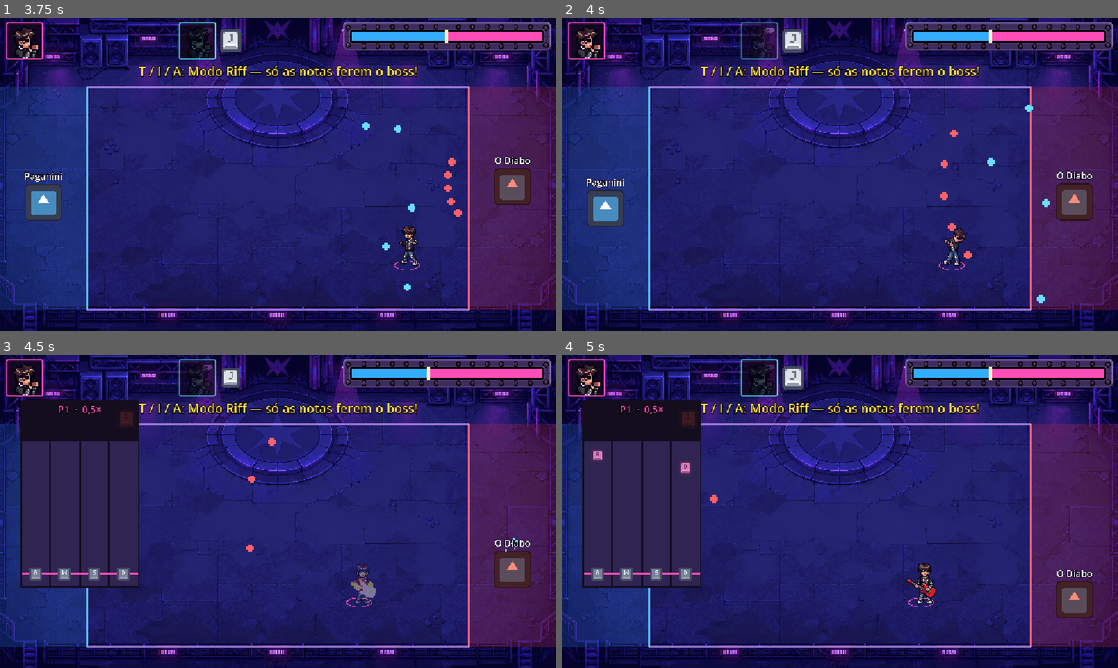
Above: before the commit, frames 1-4 (two rows, left to right).
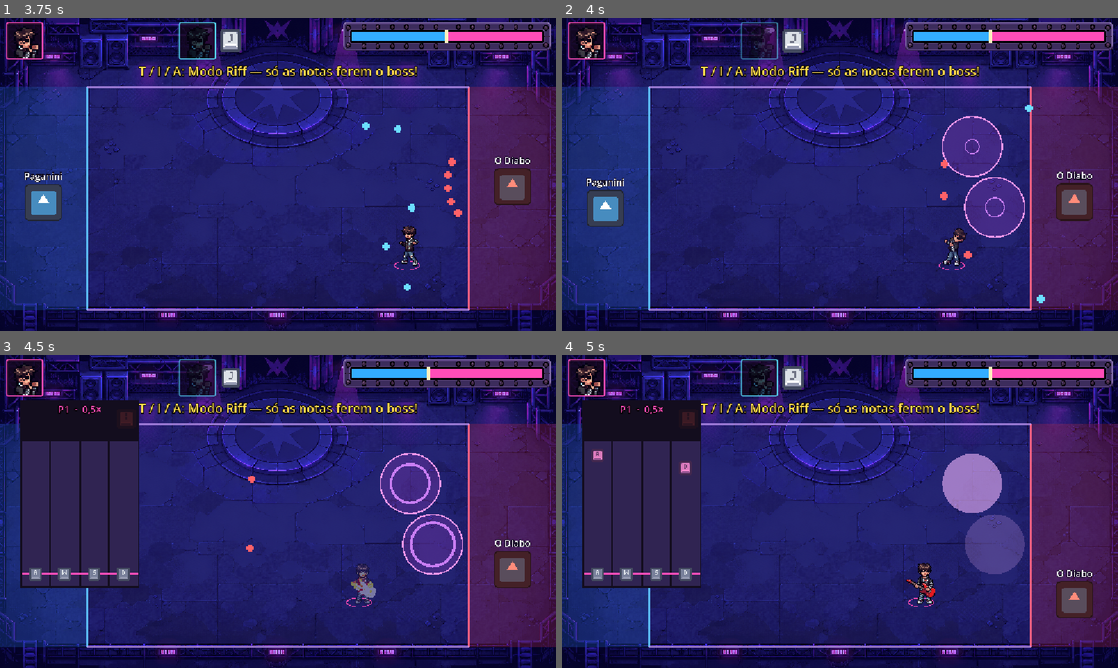
Above: after the commit, the same moments.

Repository: lucas-gif561/metalworld
Game: Godot game, scene res://fases/boss_2/boss_2.tscn
The game is run twice, just before and just after one commit, with the same random seed, the same clock (stepped at 60 frames per second) and the same inputs. This scene is started directly instead of the project's main scene. The engine's default icon, where the game draws it, is replaced by a stand-in: a white triangle on a blue panel in a dark square. Sound files missing from this copy of the repository are replaced by a short silence.
Inputs (mouse positions are in pixels of both pictures, inside the frame that each line leads up to):
- Up to frame 1 (3.75 s): tap Enter at 0.5 s; move the mouse to (400, 158) at 0.52 s; hold D (mover_direita) 0.53-1.28 s; hold F (atacar) 0.53-1.28 s; click (400, 158) at 0.67 s; move the mouse to (166, 190) at 1.27 s; hold S (mover_baixo) 1.28-2.03 s; tap F (atacar) at 1.35, 3.05 s; move the mouse to (333, 105) at 2.02 s; hold D (mover_direita) 2.03-2.78 s; hold F (atacar) 2.03-2.78 s; tap G (dodge) at 2.1 s; move the mouse to (250, 237) at 2.77 s; hold W (mover_cima) 2.78-3.53 s; tap Y (interagir) at 2.85 s; click (250, 237) at 2.92 s; move the mouse to (444, 221) at 3.52 s; hold A (mover_esquerda) from 3.53 s (still down); hold F (atacar) from 3.53 s (still down); tap R (p1_reiniciar) at 3.6 s
- Up to frame 2 (4 s): keep holding A (mover_esquerda); keep holding F (atacar)
- Up to frame 3 (4.5 s): keep holding A (mover_esquerda); move the mouse to (111, 464) at 4.27 s; release F (atacar) at 4.28 s; tap T (p1_riff_mode) at 4.35 s
- Up to frame 4 (5 s): keep holding A (mover_esquerda); tap F (atacar) at 4.55 s

Frame 1 is identical in both runs. In frame 2, 3.4% of the frame differs, in the area x 68-88%, y 31-71%; in frame 3, 3.4%; in frame 4, 3.2%.

Commit message:
Boss 2: adicionar Dissonância e ampliar Contratempo

Diff:
--- a/fases/boss_2/chefe_2.gd
+++ b/fases/boss_2/chefe_2.gd
@@ -5,6 +5,7 @@
 const ProjetilDuelo = preload("res://fases/boss_2/projetil_duelo.gd")
 const ProjetilContratempo = preload("res://fases/boss_2/projetil_contratempo.gd")
 const CordaDuelo = preload("res://fases/boss_2/corda_duelo.gd")
+const Dissonancia = preload("res://fases/boss_2/dissonancia.gd")
 const FormaPinball = preload("res://fases/boss_2/forma_pinball.tres")
 
 @export var tempo_preparo: float = 0.5
@@ -14,13 +15,14 @@
 @export var intervalo_staccato: float = 0.28
 @export var angulos_leque_diabo := PackedFloat32Array([-29.0, 7.0, 38.0])
 @export var tempo_extra_riff: float = 1.0
+@export var cena_dissonancia: PackedScene
 
 @export_group("Glissando")
 @export var atraso_paganini: float = 0.54
 @export var atraso_paganini_onda_alta: float = 0.23
 @export var intervalos_diabo := PackedFloat32Array([0.13, 0.24, 0.27, 0.34])
 @export var intervalos_paganini := PackedFloat32Array([0.24, 0.24, 0.24, 0.24])
-@export var intervalos_diabo_onda_alta := PackedFloat32Array([0.16, 0.31])
+@export var intervalos_diabo_onda_alta := PackedFloat32Array([0.29, 0.18])
 @export var intervalos_paganini_onda_alta := PackedFloat32Array([0.24, 0.24])
 @export_range(50.0, 600.0) var velocidade_posicionamento: float = 320.0
 @export var teto_ricochete: CollisionShape2D
@@ -39,12 +41,14 @@
 @export var distancia_contratempo: float = 110.0
 @export var tempo_deslocamento_contratempo: float = 0.48
 @export var aviso_nota_rapida: float = 0.32
+@export var intervalo_notas_rapidas: float = 0.18
 @export var velocidade_nota_rapida: float = 700.0
 
 @onready var paganini: Duelista = $AnimatedSprite2D
 @onready var diabo: Duelista = $Diabo
 @onready var projeteis: Node2D = $Projeteis
 @onready var cordas: Array[Node] = $Cordas.get_children()
+@onready var dissonancias: Node2D = $Dissonancias
 
 var _staccato_alcancou_o_diabo := false
 var _pinball_alcancou_o_diabo := false
@@ -87,7 +91,7 @@
 			if not pode_atacar():
 				return
 		await ataques[indice].call()
-		await _esperar_projeteis()
+		await _esperar_projeteis(true)
 
 
 func _duelo_de_leques(simultaneo: bool) -> void:
@@ -195,6 +199,22 @@
 		_disparar(atirador, rival, direcao, int(parede != null), parede)
 
 
+func _ao_colidir_notas(primeira: ProjetilDuelo, segunda: ProjetilDuelo) -> void:
+	if not pode_atacar():
+		return
+	var encontro = primeira.global_position.lerp(segunda.global_position, 0.5)
+	primeira.queue_free()
+	segunda.queue_free()
+	_iniciar_dissonancia.call_deferred(encontro)
+
+
+func _iniciar_dissonancia(encontro: Vector2) -> void:
+	if pode_atacar():
+		var dissonancia: Dissonancia = cena_dissonancia.instantiate()
+		dissonancia.position = dissonancias.to_local(encontro)
+		dissonancias.add_child(dissonancia)
+
+
 func _esperar_coreografia() -> void:
 	while pode_atacar() and _movimentos_coreografados.any(func(tween): return tween.is_running()):
 		await esperar(0.03)
@@ -276,15 +296,18 @@
 	_movimentos_coreografados = [deslocamento]
 	await _esperar_coreografia()
 
-	if pode_atacar():
+	for i in 3:
+		if not pode_atacar():
+			break
 		var direcao = diabo.preparar_tiro(paganini.origem_tiro.global_position)
-		await esperar(aviso_nota_rapida)
-		if pode_atacar():
-			var nota = _preparar_projetil(diabo, paganini, cena_projetil)
-			nota.direcao = direcao
-			nota.velocidade = velocidade_nota_rapida
-			nota.maximo_quiques = 0
-			projeteis.add_child(nota)
+		await esperar(aviso_nota_rapida if i == 0 else intervalo_notas_rapidas)
+		if not pode_atacar():
+			break
+		var nota = _preparar_projetil(diabo, paganini, cena_projetil)
+		nota.direcao = direcao
+		nota.velocidade = velocidade_nota_rapida
+		nota.maximo_quiques = 0
+		projeteis.add_child(nota)
 	_encerrar_coreografia()
 
 
@@ -305,8 +328,10 @@
 	duracao_descanso = duracao_original
 
 
-func _esperar_projeteis() -> void:
-	while pode_atacar() and projeteis.get_child_count() > 0:
+func _esperar_projeteis(esperar_dissonancias := false) -> void:
+	while pode_atacar() and (
+		projeteis.get_child_count() > 0 or (esperar_dissonancias and dissonancias.get_child_count() > 0)
+	):
 		await esperar(0.1)
 
 
@@ -361,11 +386,15 @@
 	projetil.velocidade = atirador.velocidade_projetil
 	projetil.modulate = atirador.cor_projetil
 	projetil.limite_lateral = rival.global_position.x
+	projetil.habilitar_dissonancia(1 if atirador == paganini else -1)
+	projetil.encontro_de_notas.connect(_ao_colidir_notas)
 	return projetil
 
 
 func morrer() -> void:
 	_encerrar_coreografia()
+	for dissonancia in dissonancias.get_children():
+		dissonancia.queue_free()
 	for corda in cordas:
 		corda.hide()
 	for projetil in projeteis.get_children():
--- a/fases/boss_2/chefe_2.tscn
+++ b/fases/boss_2/chefe_2.tscn
@@ -8,6 +8,7 @@
 [ext_resource type="PackedScene" path="res://fases/boss_2/cordas_duelo.tscn" id="6_cordas"]
 [ext_resource type="PackedScene" path="res://fases/boss_2/projetil_pinball.tscn" id="7_pinball"]
 [ext_resource type="PackedScene" path="res://fases/boss_2/projetil_contratempo.tscn" id="8_contratempo"]
+[ext_resource type="PackedScene" path="res://fases/boss_2/dissonancia.tscn" id="9_dissonancia"]
 
 [sub_resource type="SpriteFrames" id="SpriteFrames_duelistas"]
 animations = [{
@@ -46,6 +47,7 @@
 usar_nota_maldita = true
 cena_pinball = ExtResource("7_pinball")
 cena_contratempo = ExtResource("8_contratempo")
+cena_dissonancia = ExtResource("9_dissonancia")
 
 [node name="AnimatedSprite2D" type="AnimatedSprite2D" parent="."]
 position = Vector2(90, 265)
@@ -133,3 +135,5 @@
 [node name="Projeteis" type="Node2D" parent="."]
 
 [node name="Cordas" parent="." instance=ExtResource("6_cordas")]
+
+[node name="Dissonancias" type="Node2D" parent="."]
--- /dev/null
+++ b/fases/boss_2/dissonancia.gd
@@ -0,0 +1,23 @@
+extends Area2D
+## O círculo monitora os pés dos jogadores e só causa dano no pulso da animação.
+
+@export var dano: int = 2
+
+@onready var animacao: AnimationPlayer = $Animacao
+
+
+func _ready() -> void:
+	show()
+	animacao.play("dissonancia")
+
+
+func _aplicar_dano() -> void:
+	if is_queued_for_deletion():
+		return
+	for corpo in get_overlapping_bodies():
+		if corpo.is_in_group("jogador"):
+			corpo.receber_dano(dano)
+
+
+func _ao_terminar_animacao(_nome: StringName) -> void:
+	queue_free()
--- /dev/null
+++ b/fases/boss_2/dissonancia.tscn
@@ -0,0 +1,97 @@
+[gd_scene format=3]
+
+[ext_resource type="Script" path="res://fases/boss_2/dissonancia.gd" id="1_script"]
+
+[sub_resource type="CircleShape2D" id="CircleShape2D_pulso"]
+radius = 62.0
+
+[sub_resource type="Animation" id="Animation_dissonancia"]
+resource_name = "dissonancia"
+length = 1.22
+tracks/0/type = "value"
+tracks/0/path = NodePath("Aviso:visible")
+tracks/0/keys = {
+"times": PackedFloat32Array(0, 1),
+"transitions": PackedFloat32Array(1, 1),
+"update": 1,
+"values": [true, false]
+}
+tracks/1/type = "value"
+tracks/1/path = NodePath("Aviso/Carga:scale")
+tracks/1/keys = {
+"times": PackedFloat32Array(0, 1),
+"transitions": PackedFloat32Array(1, 1),
+"update": 0,
+"values": [Vector2(0.18, 0.18), Vector2(1, 1)]
+}
+tracks/2/type = "value"
+tracks/2/path = NodePath("Pulso:visible")
+tracks/2/keys = {
+"times": PackedFloat32Array(0, 1),
+"transitions": PackedFloat32Array(1, 1),
+"update": 1,
+"values": [false, true]
+}
+tracks/3/type = "value"
+tracks/3/path = NodePath("Pulso:modulate:a")
+tracks/3/keys = {
+"times": PackedFloat32Array(0, 1, 1.22),
+"transitions": PackedFloat32Array(1, 1, 1),
+"update": 0,
+"values": [1.0, 1.0, 0.0]
+}
+tracks/4/type = "method"
+tracks/4/path = NodePath(".")
+tracks/4/keys = {
+"times": PackedFloat32Array(1),
+"transitions": PackedFloat32Array(1),
+"values": [{"args": [], "method": &"_aplicar_dano"}]
+}
+
+[sub_resource type="AnimationLibrary" id="AnimationLibrary_dissonancia"]
+_data = {&"dissonancia": SubResource("Animation_dissonancia")}
+
+[node name="Dissonancia" type="Area2D"]
+visible = false
+z_index = -1
+collision_layer = 0
+collision_mask = 1
+monitorable = false
+script = ExtResource("1_script")
+
+[node name="Colisor" type="CollisionShape2D" parent="."]
+shape = SubResource("CircleShape2D_pulso")
+
+[node name="Aviso" type="Node2D" parent="."]
+visible = false
+
+[node name="AreaMarcada" type="Polygon2D" parent="Aviso"]
+color = Color(0.68, 0.26, 0.8, 0.24)
+polygon = PackedVector2Array(62, 0, 60.8, 12.1, 57.3, 23.7, 51.6, 34.4, 43.8, 43.8, 34.4, 51.6, 23.7, 57.3, 12.1, 60.8, 0, 62, -12.1, 60.8, -23.7, 57.3, -34.4, 51.6, -43.8, 43.8, -51.6, 34.4, -57.3, 23.7, -60.8, 12.1, -62, 0, -60.8, -12.1, -57.3, -23.7, -51.6, -34.4, -43.8, -43.8, -34.4, -51.6, -23.7, -57.3, -12.1, -60.8, 0, -62, 12.1, -60.8, 23.7, -57.3, 34.4, -51.6, 43.8, -43.8, 51.6, -34.4, 57.3, -23.7, 60.8, -12.1)
+
+[node name="Borda" type="Line2D" parent="Aviso"]
+points = PackedVector2Array(62, 0, 60.8, 12.1, 57.3, 23.7, 51.6, 34.4, 43.8, 43.8, 34.4, 51.6, 23.7, 57.3, 12.1, 60.8, 0, 62, -12.1, 60.8, -23.7, 57.3, -34.4, 51.6, -43.8, 43.8, -51.6, 34.4, -57.3, 23.7, -60.8, 12.1, -62, 0, -60.8, -12.1, -57.3, -23.7, -51.6, -34.4, -43.8, -43.8, -34.4, -51.6, -23.7, -57.3, -12.1, -60.8, 0, -62, 12.1, -60.8, 23.7, -57.3, 34.4, -51.6, 43.8, -43.8, 51.6, -34.4, 57.3, -23.7, 60.8, -12.1)
+closed = true
+width = 3.0
+default_color = Color(1, 0.63, 0.95, 0.92)
+antialiased = true
+
+[node name="Carga" type="Node2D" parent="Aviso"]
+scale = Vector2(0.18, 0.18)
+
+[node name="Anel" type="Line2D" parent="Aviso/Carga"]
+points = PackedVector2Array(62, 0, 60.8, 12.1, 57.3, 23.7, 51.6, 34.4, 43.8, 43.8, 34.4, 51.6, 23.7, 57.3, 12.1, 60.8, 0, 62, -12.1, 60.8, -23.7, 57.3, -34.4, 51.6, -43.8, 43.8, -51.6, 34.4, -57.3, 23.7, -60.8, 12.1, -62, 0, -60.8, -12.1, -57.3, -23.7, -51.6, -34.4, -43.8, -43.8, -34.4, -51.6, -23.7, -57.3, -12.1, -60.8, 0, -62, 12.1, -60.8, 23.7, -57.3, 34.4, -51.6, 43.8, -43.8, 51.6, -34.4, 57.3, -23.7, 60.8, -12.1)
+closed = true
+width = 8.0
+default_color = Color(0.85, 0.53, 1, 0.9)
+antialiased = true
+
+[node name="Pulso" type="Polygon2D" parent="."]
+visible = false
+color = Color(0.96, 0.72, 1, 0.84)
+polygon = PackedVector2Array(62, 0, 60.8, 12.1, 57.3, 23.7, 51.6, 34.4, 43.8, 43.8, 34.4, 51.6, 23.7, 57.3, 12.1, 60.8, 0, 62, -12.1, 60.8, -23.7, 57.3, -34.4, 51.6, -43.8, 43.8, -51.6, 34.4, -57.3, 23.7, -60.8, 12.1, -62, 0, -60.8, -12.1, -57.3, -23.7, -51.6, -34.4, -43.8, -43.8, -34.4, -51.6, -23.7, -57.3, -12.1, -60.8, 0, -62, 12.1, -60.8, 23.7, -57.3, 34.4, -51.6, 43.8, -43.8, 51.6, -34.4, 57.3, -23.7, 60.8, -12.1)
+
+[node name="Animacao" type="AnimationPlayer" parent="."]
+libraries = {&"": SubResource("AnimationLibrary_dissonancia")}
+
+[connection signal="animation_finished" from="Animacao" to="." method="_ao_terminar_animacao"]
--- a/fases/boss_2/projetil_duelo.gd
+++ b/fases/boss_2/projetil_duelo.gd
@@ -2,6 +2,9 @@
 ## O corpo bate no teto e no piso. A área interna detecta a Hurtbox do jogador.
 
 signal alcancou_lateral
+signal encontro_de_notas(primeira: Node2D, segunda: Node2D)
+
+const CAMADA_DISSONANCIA = 9
 
 @export var dano: int = 1
 @export var tempo_vida: float = 2.0
@@ -10,6 +13,7 @@
 var direcao: Vector2
 var velocidade: float
 var limite_lateral: float
+var _lado_dissonancia := 0
 
 var _tempo_restante: float
 var _quiques := 0
@@ -19,6 +23,14 @@
 
 func _ready() -> void:
 	_tempo_restante = tempo_vida
+
+
+func habilitar_dissonancia(lado: int) -> void:
+	_lado_dissonancia = lado
+	var area: Area2D = $AreaDeDano
+	area.set_collision_layer_value(CAMADA_DISSONANCIA, true)
+	area.set_collision_mask_value(CAMADA_DISSONANCIA, true)
+	area.monitorable = true
 
 
 func direcao_com_ricochetes(origem: Vector2, destino: Vector2, paredes: Array[CollisionShape2D]) -> Vector2:
@@ -77,10 +89,15 @@
 
 
 func _ao_entrar_na_area(area: Area2D) -> void:
-	if is_queued_for_deletion() or not area.is_in_group("hurtbox_jogador"):
+	if is_queued_for_deletion():
 		return
-	area.get_parent().receber_dano(dano)
-	queue_free()
+	if area.is_in_group("hurtbox_jogador"):
+		area.get_parent().receber_dano(dano)
+		queue_free()
+	elif area.get_collision_layer_value(CAMADA_DISSONANCIA):
+		var outra_nota = area.get_parent()
+		if _lado_dissonancia != outra_nota._lado_dissonancia and not outra_nota.is_queued_for_deletion():
+			encontro_de_notas.emit(self, outra_nota)
 
 
 func _dissipar() -> void:
Not shown, added: fases/boss_2/dissonancia.gd.uid
